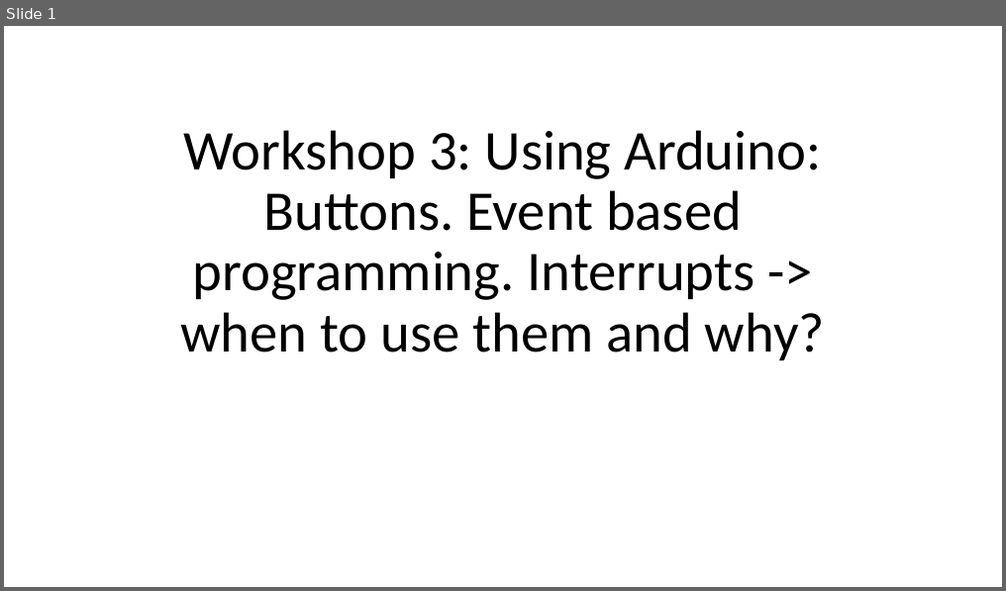
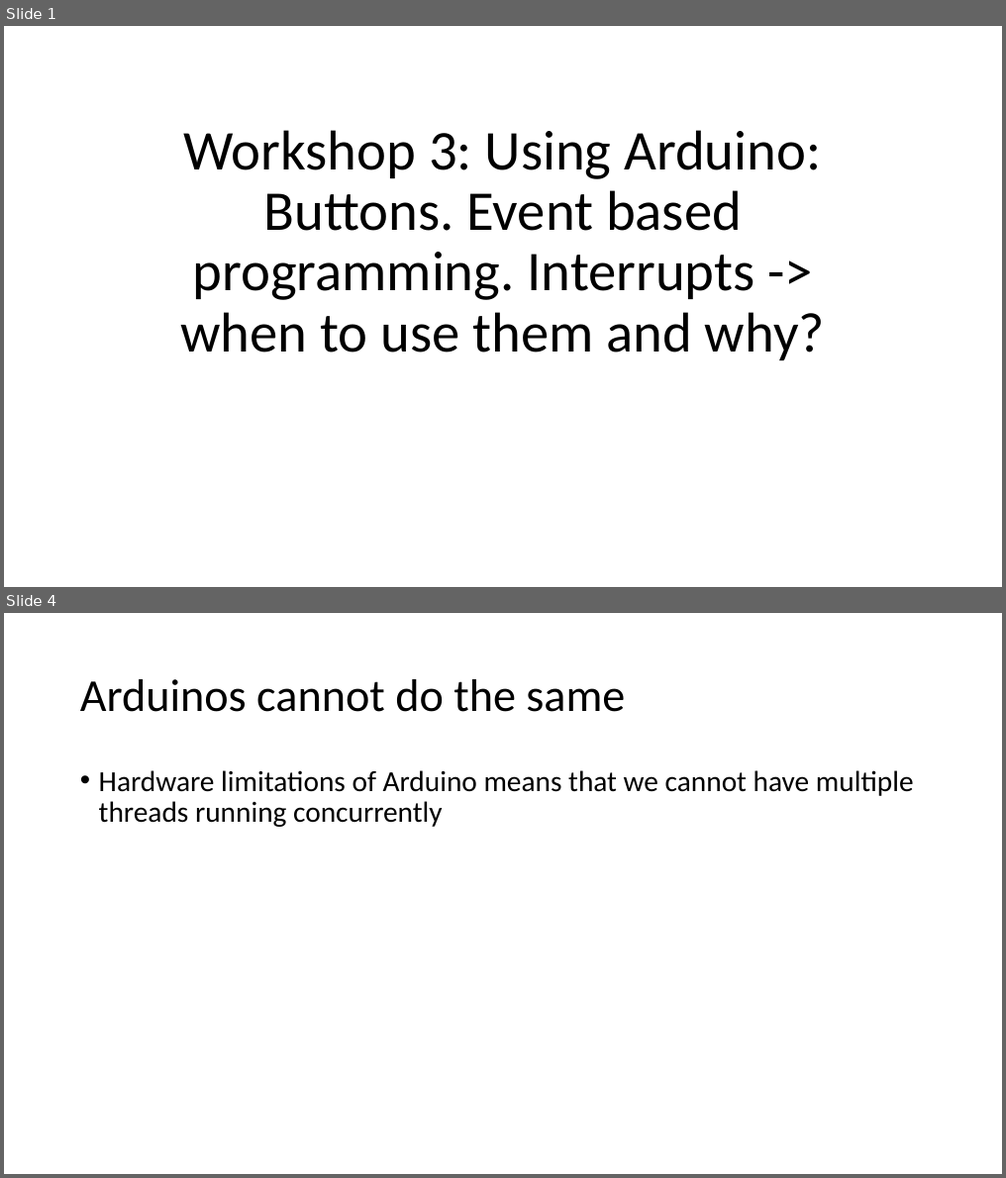
Before and after one commit to Runtime-Learner/McGill-BattleBots-Club, a slide deck: ECSE/Workshop-3/workshop3.pptx. Shown one above the other, each under a label of ours: slide 1 before the commit, slides 1 and 4 after it; the slides between them are not shown. The pictures are 1006x591 and 1006x1178 pixels, drawn with LibreOffice and Linux fonts; fonts in the diff are those of the drawing. Boxes give left, top, right and bottom in pixels: in the first picture for what was removed or moved away, otherwise in the second. Text is boxed around its words. In the diff, an @@ line names an element or a change of style, - is before the commit and + after.

```diff
--- a/ECSE/Workshop-3/workshop3.pptx
+++ b/ECSE/Workshop-3/workshop3.pptx
@@ slide 4 added at box(4, 613, 1002, 1174), background #FFFFFF @@
@@ title added at box(80, 679, 625, 712), 44 pt, text #000000 @@
+Arduinos cannot do the same
@@ text added at box(99, 770, 914, 827), 28 pt, text #000000 @@
+• Hardware limitations of Arduino means that we cannot have multiple threads running concurrently
```
Also in this commit, not shown: 1 slide changed, 1 other slide added, 1 slide removed, 4 other files.
